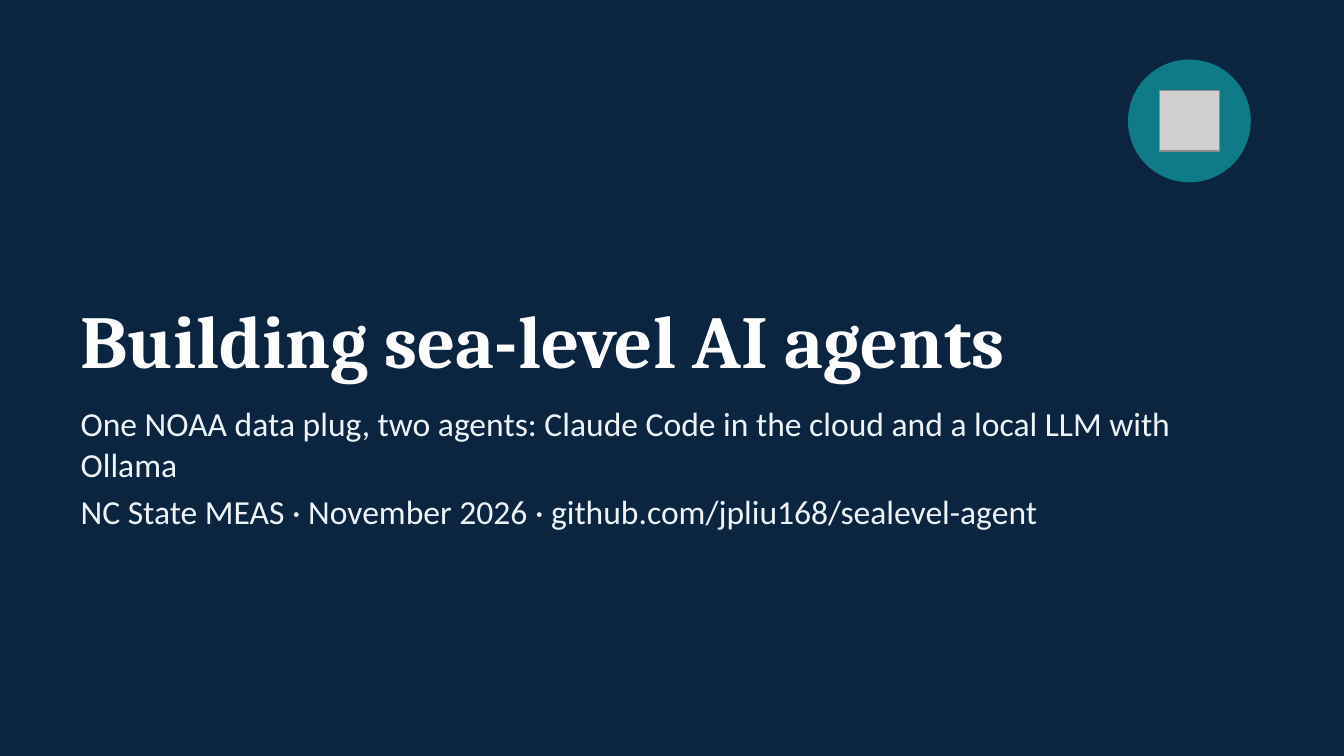
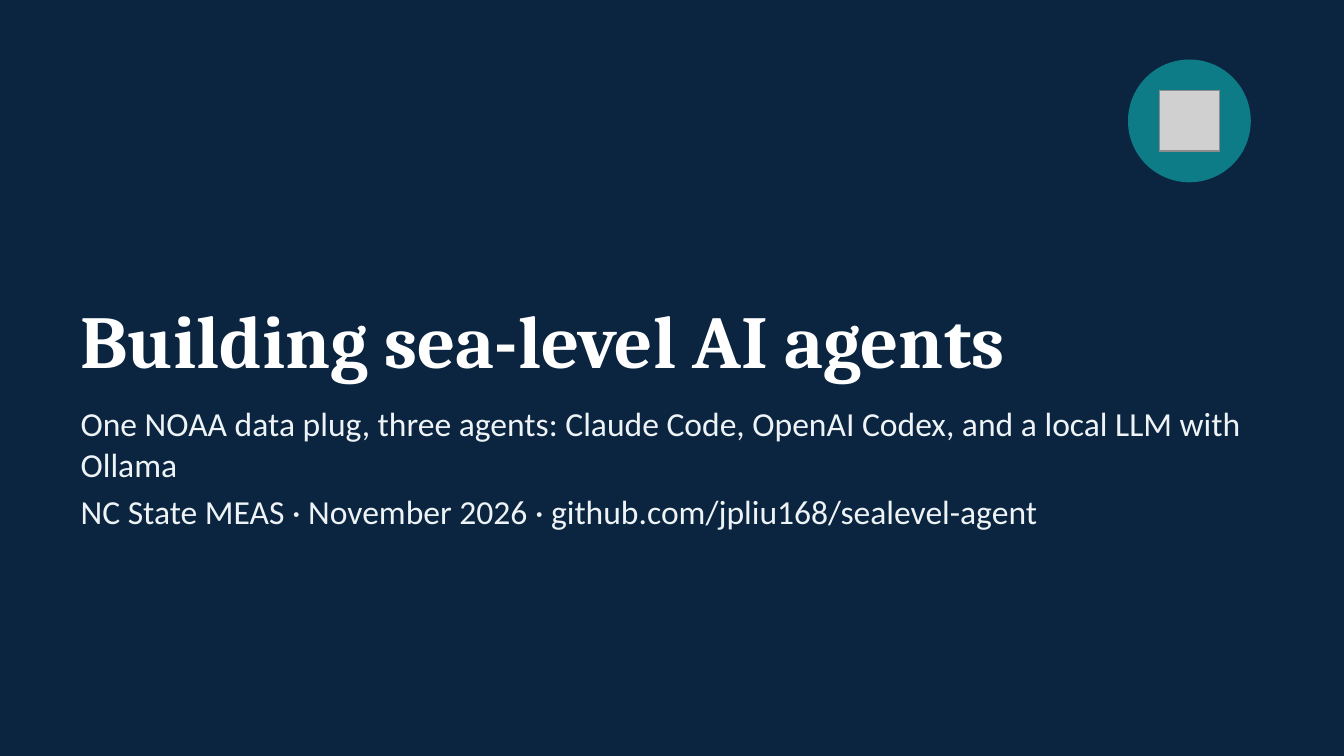
Before and after one commit to jpliu168/sealevel-agent, a slide deck: slide 1 of docs/sealevel_agents_combined.pptx. Drawn at 1344x756 pixels with LibreOffice and Linux fonts; fonts in the diff are those of the drawing; grey boxes stand for pictures. Boxes give left, top, right and bottom in pixels: in the first picture for what was removed or moved away, otherwise in the second. Text is boxed around its words. In the diff, an @@ line names an element or a change of style, - is before the commit and + after.

Commit message:
Add OpenAI Codex version

```diff
--- a/docs/sealevel_agents_combined.pptx
+++ b/docs/sealevel_agents_combined.pptx
@@ text at (81, 412, 1241, 478): text changed @@
-One NOAA data plug, two agents: Claude Code in the cloud and a local LLM with Ollama
+One NOAA data plug, three agents: Claude Code, OpenAI Codex, and a local LLM with Ollama
```
Also in this commit, not shown: 3 other slides changed, 3 slides added, 22 other files.
